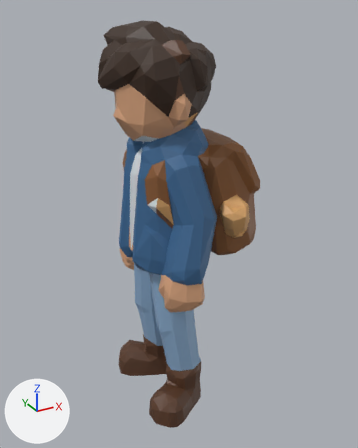
A saved change to the glTF model docs/univers/archipeo/personnages/modeles/6e-keo-creature-explorateur/final-1500.glb.
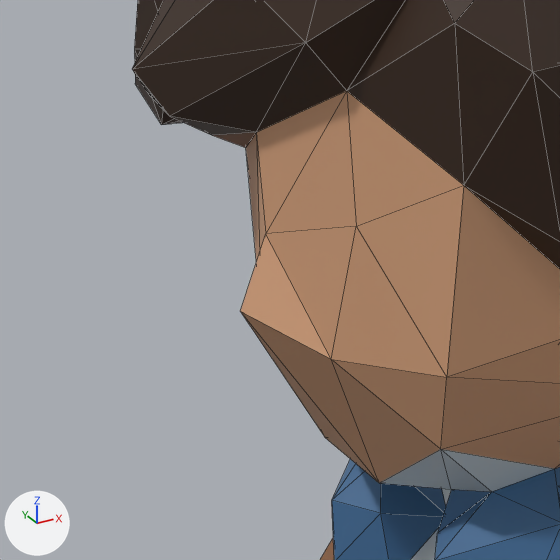
Each version appears first whole from a camera (50 mm lens) standing at (-0.524, -1.064, 1.044) and looking at (0.063, 0.003, 0.511), and next in a close-up on the part from 22% to 45% of the width and 16% to 34% of the height. Every picture has the same lights, and +X, +Y and +Z are marked at lower left. The last two pictures show the newer version. The close-ups show mesh edges as thin lines. Vertices at exactly the same position are counted once.

The scene before the commit, as lines of its bpy script (objects in view):
```python
me_mesh_0 = bpy.data.meshes.new('Mesh_0')
me_mesh_0.from_pydata(...)  # 752 vertices, 1500 faces; spans x -0.126..0.248, y -0.186..0.185, z -0.012..1.015
me_mesh_0.materials.append(mat_defaultmaterial)
ob_mesh_0 = bpy.data.objects.new('Mesh_0', me_mesh_0)
ob_mesh_0.location = (0.0, 0.0, 0.0)
```
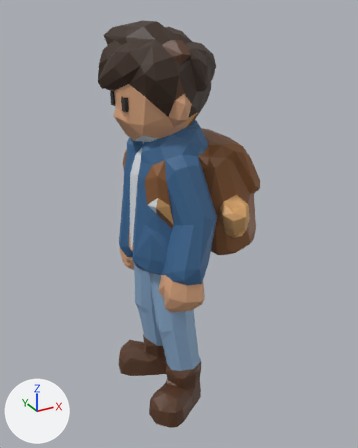
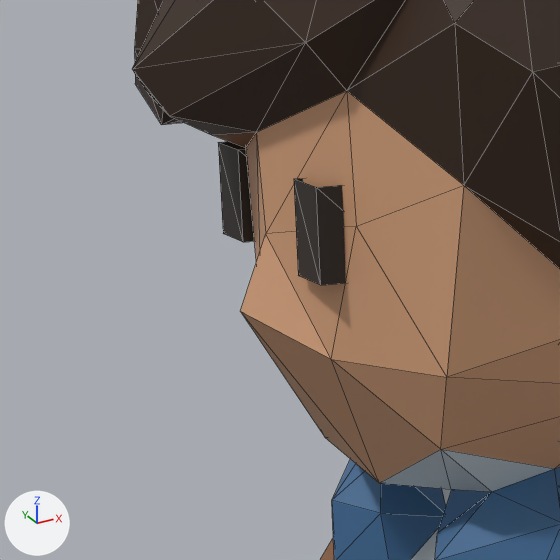
Where the change shows, as pixel boxes [x1, y1, x2, y2] in the close-ups (560 x 560 px):
```json
{"part": 1, "of": "me_mesh_0", "change": "added", "after": [218, 141, 346, 285]}
```

Scene script edits in JSON lines:
```json
{"block": "me_mesh_0", "where": "# used by ob_mesh_0; location = (0.0, 0.0, 0.0)"}
{"op": "remove", "block": "me_mesh_0", "code": "me_mesh_0.from_pydata(...)  # 752 vertices, 1500 faces; spans x -0.126..0.248, y -0.186..0.185, z -0.012..1.015"}
{"op": "add", "block": "me_mesh_0", "code": "me_mesh_0.from_pydata(...)  # 768 vertices, 1500 faces; spans x -0.126..0.248, y -0.186..0.185, z -0.012..1.015"}
{"block": "me_mesh_0", "change": "me_mesh_0 part 1"}
{"block": "me_mesh_0", "change": "8 vertices are added at x -0.095..-0.089, y -0.038..0.063, z 0.83..0.861"}
{"block": "me_mesh_0", "change": "8 new vertices lie (0.034, 0.0, 0.0) away from vertices in x -0.095..-0.089, y -0.038..0.063, z 0.83..0.861"}
{"block": "me_mesh_0", "change": "12 new faces join them"}
{"block": "me_mesh_0", "change": "other edits to the shape of me_mesh_0 do not show in these pictures"}
```
